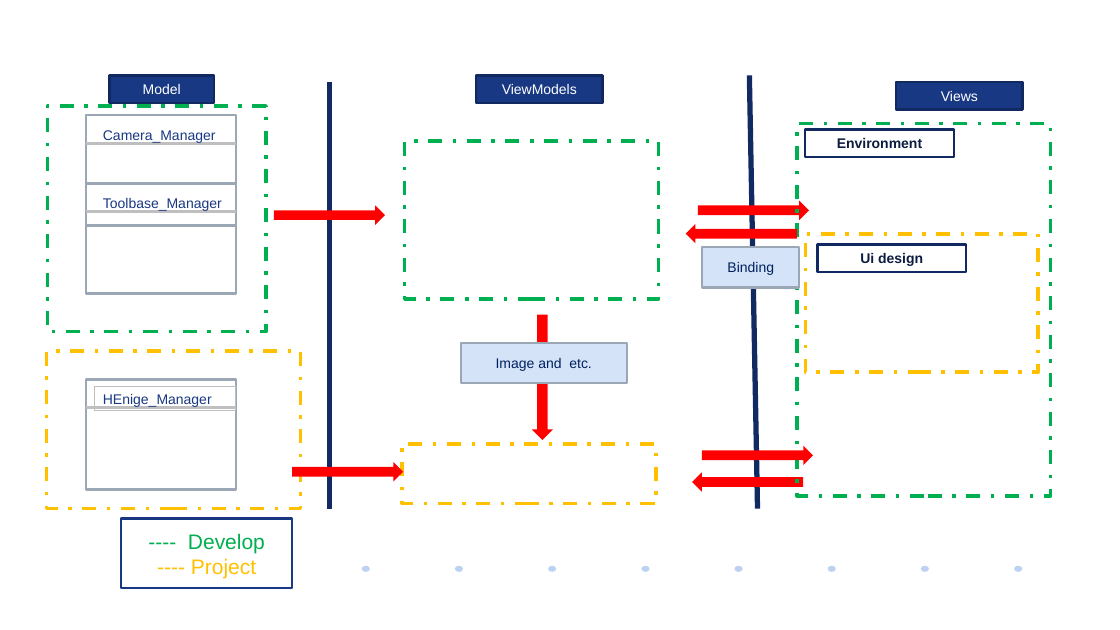
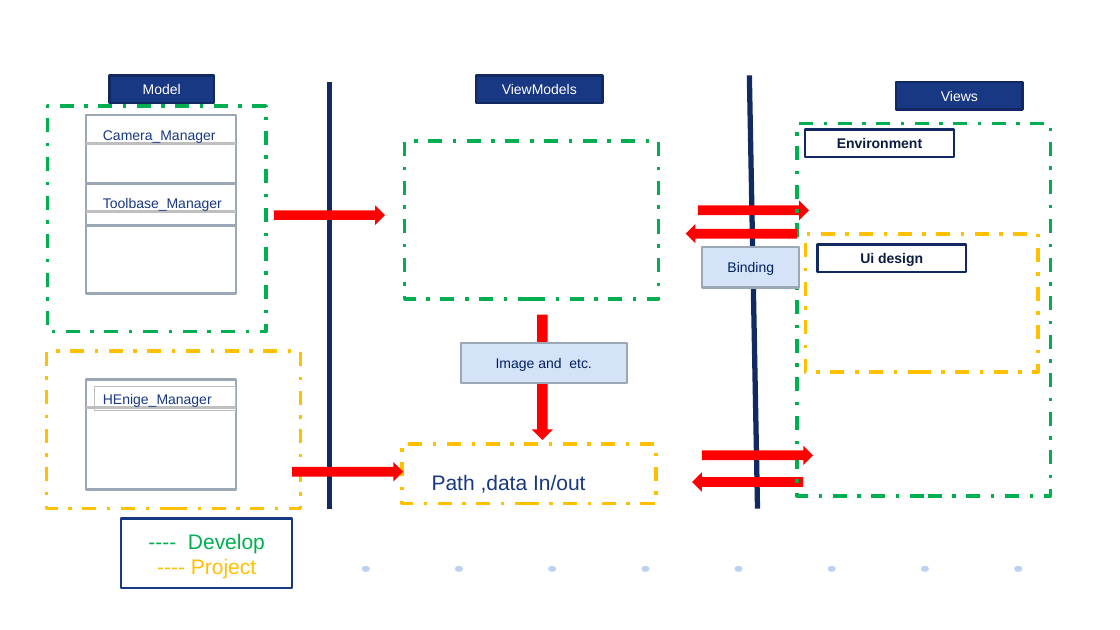
Before and after one commit to Chaichanaspvt/Training_wpf, a slide deck: slide 3 of Training_wpf(sp).pptx. Drawn at 1120x630 pixels with LibreOffice and Linux fonts; fonts in the diff are those of the drawing; background and template pictures are left out. Boxes give left, top, right and bottom in pixels: in the first picture for what was removed or moved away, otherwise in the second. Text is boxed around its words. In the diff, an @@ line names an element or a change of style, - is before the commit and + after.

```diff
--- a/Training_wpf(sp).pptx
+++ b/Training_wpf(sp).pptx
@@ text added at box(432, 474, 585, 493), 18 pt, text #183883 @@
+Path ,data In/out
```
Also in this commit, not shown: 1 other slide changed.
